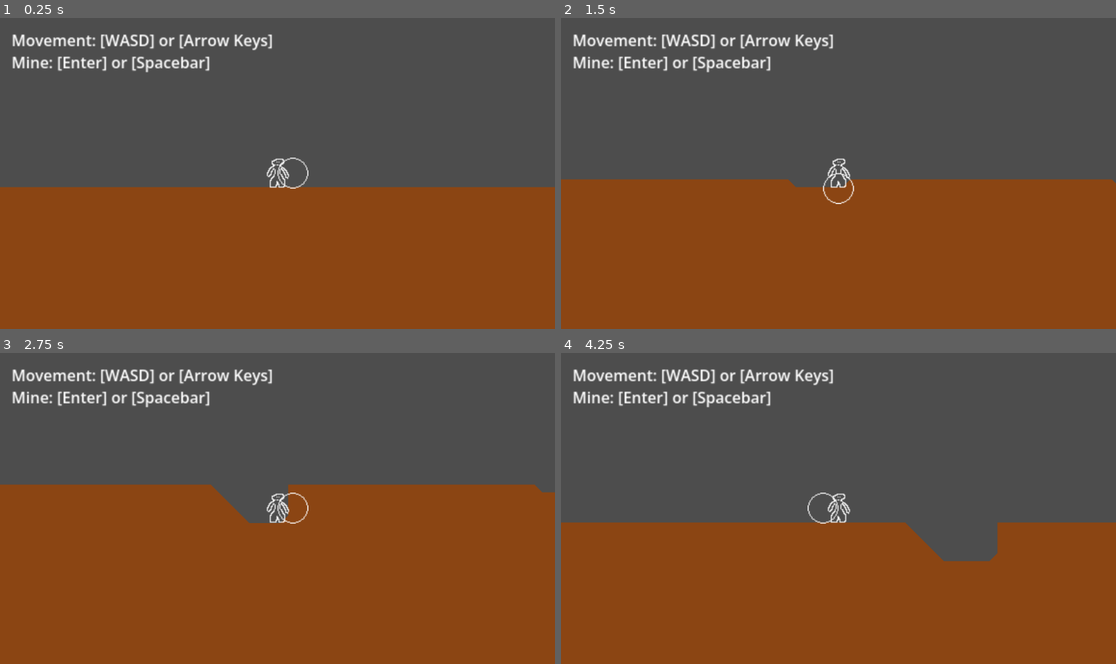
Above: before the commit, frames 1-4 (two rows, left to right).
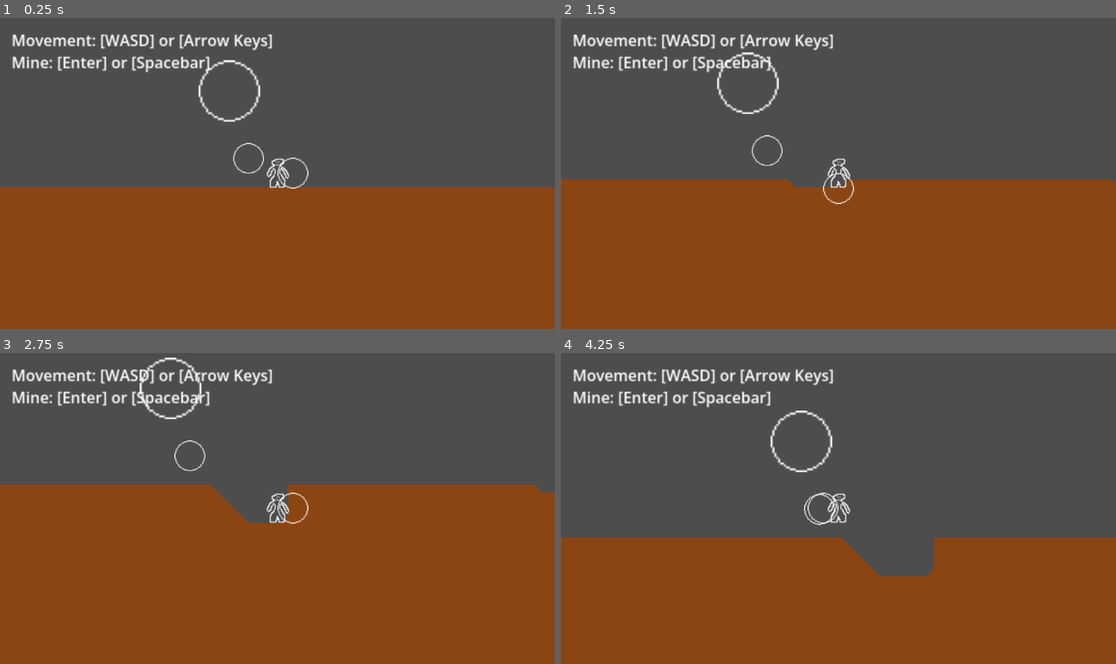
Above: after the commit, the same moments.

Repository: bingecraft-net/sandbox
Game: Godot game, scene res://marching_squares_demo.tscn
The game is run twice, just before and just after one commit, with the same random seed, the same clock (stepped at 60 frames per second) and the same inputs.
Inputs:
- Up to frame 1 (0.25 s): no input
- Up to frame 2 (1.5 s): tap Enter (ui_accept) at 0.5, 0.77 s; hold Right (ui_right) 0.53-1.28 s; hold Down (ui_down) from 1.28 s (still down)
- Up to frame 3 (2.75 s): tap Enter (ui_accept) at 1.52, 2 s; release Down (ui_down) at 2.03 s; hold Right (ui_right) from 2.03 s (still down)
- Up to frame 4 (4.25 s): tap Enter (ui_accept) at 2.75, 3.02, 3.77 s; release Right (ui_right) at 2.78 s; hold Up (ui_up) 2.78-3.53 s; hold Left (ui_left) from 3.53 s (still down)

The runs differ from the first frame. In frame 1, 0.4% of the frame differs, in the area x 35-48%, y 13-50%; in frame 2, 0.4%; in frame 3, 0.4%; in frame 4, 6.9%, in the area x 0-100%, y 18-72%.

Commit message:
satellites

Diff:
--- a/marching_squares_demo.tscn
+++ b/marching_squares_demo.tscn
@@ -12,6 +12,11 @@
 [sub_resource type="PhysicsMaterial" id="PhysicsMaterial_ej658"]
 
 [sub_resource type="CapsuleShape2D" id="CapsuleShape2D_ej658"]
+
+[sub_resource type="CircleShape2D" id="CircleShape2D_2pyhh"]
+
+[sub_resource type="CircleShape2D" id="CircleShape2D_s12sg"]
+radius = 40.0
 
 [node name="MarchingSquaresDemo" type="Node2D" unique_id=1486930145]
 
@@ -55,4 +60,31 @@
 texture = ExtResource("4_8d1vx")
 script = ExtResource("5_s12sg")
 
+[node name="Satellite" type="Node2D" parent="." unique_id=68395832]
+
+[node name="RigidBody2D" type="RigidBody2D" parent="Satellite" unique_id=517864546]
+position = Vector2(-30, -30)
+mass = 1000.0
+gravity_scale = 0.0
+
+[node name="CollisionShape2D" type="CollisionShape2D" parent="Satellite/RigidBody2D" unique_id=1840919869]
+shape = SubResource("CircleShape2D_2pyhh")
+
+[node name="Sprite2D" type="Sprite2D" parent="Satellite/RigidBody2D" unique_id=1963852805]
+texture = ExtResource("4_8d1vx")
+
+[node name="Satellite2" type="Node2D" parent="." unique_id=466438151]
+
+[node name="RigidBody2D" type="RigidBody2D" parent="Satellite2" unique_id=977204678]
+position = Vector2(-50, -100)
+mass = 1000000.0
+gravity_scale = 0.0
+
+[node name="CollisionShape2D" type="CollisionShape2D" parent="Satellite2/RigidBody2D" unique_id=1332610578]
+shape = SubResource("CircleShape2D_s12sg")
+
+[node name="Sprite2D" type="Sprite2D" parent="Satellite2/RigidBody2D" unique_id=576136490]
+scale = Vector2(2, 2)
+texture = ExtResource("4_8d1vx")
+
 [connection signal="action" from="Player/RigidBody2D/MiningTool" to="Terrain" method="_on_mining_tool_action"]
